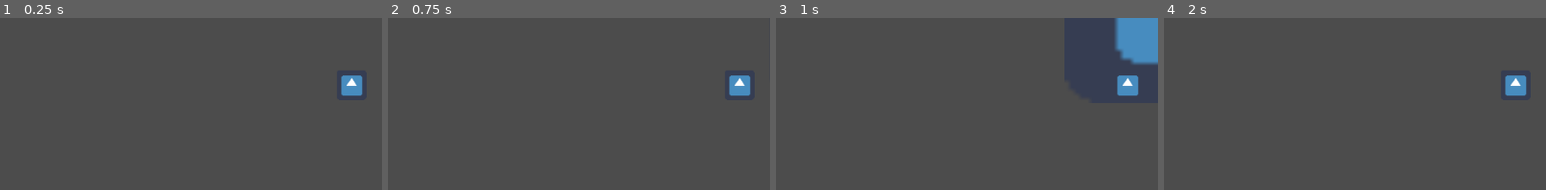
Above: before the commit, frames 1-4 (left to right).
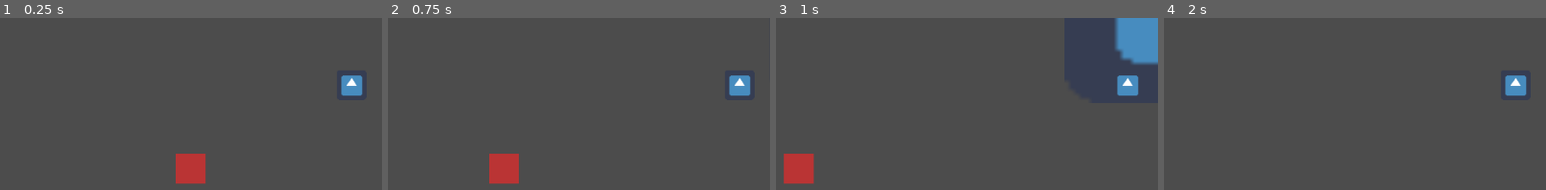
Above: after the commit, the same moments.

Repository: gabby-delforge/LD49Warmup
Game: Godot game, scene res://Main.tscn
Same seed, same stepped clock (60 frames per second), same inputs: the game is played once before the commit and once after it. The engine's default icon, where the game draws it, is replaced by a stand-in: a white triangle on a blue panel in a dark square.
Inputs:
- Up to frame 1 (0.25 s): no input
- Up to frame 2 (0.75 s): hold Right (move_right) from 0.53 s (still down)
- Up to frame 3 (1 s): keep holding Right (move_right)
- Up to frame 4 (2 s): release Right (move_right) at 1.28 s; hold Down (move_down) from 1.28 s (still down)
The pictures show only the part of the screen within x 6-56%, y 50-100%; the shares and areas given below are measured in that part.

The runs differ from the first frame. In frame 1, 1.4% of the frame differs, in the area x 46-54%, y 78-97%; in frame 2, 1.4%; in frame 3, 1.4%, in the area x 2-10%, y 78-97%; in frame 4, nothing differs.

Commit message:
Add portals

Diff:
--- a/Main.tscn
+++ b/Main.tscn
@@ -7,12 +7,19 @@
 [ext_resource path="res://Camera2D.gd" type="Script" id=5]
 [ext_resource path="res://HUD.tscn" type="PackedScene" id=6]
 [ext_resource path="res://Destination.tscn" type="PackedScene" id=7]
+[ext_resource path="res://Portal.tscn" type="PackedScene" id=8]
 
 [node name="Node2D" type="Node2D"]
 
 [node name="HUD" parent="." instance=ExtResource( 6 )]
 
 [node name="YSort" type="YSort" parent="."]
+
+[node name="Portal" parent="YSort" instance=ExtResource( 8 )]
+position = Vector2( -216, 112 )
+
+[node name="Portal2" parent="YSort" instance=ExtResource( 8 )]
+position = Vector2( -64, -472 )
 
 [node name="Building" parent="YSort" instance=ExtResource( 3 )]
 
--- /dev/null
+++ b/Portal.gd
@@ -0,0 +1,6 @@
+extends StaticBody2D
+
+export var next_portal: NodePath
+
+func _ready():
+  pass
--- /dev/null
+++ b/Portal.tscn
@@ -0,0 +1,22 @@
+[gd_scene load_steps=3 format=2]
+
+[ext_resource path="res://Portal.gd" type="Script" id=1]
+
+[sub_resource type="RectangleShape2D" id=1]
+extents = Vector2( 24, 24 )
+
+[node name="Portal" type="StaticBody2D"]
+modulate = Color( 0.729412, 0.203922, 0.203922, 1 )
+position = Vector2( 80, 64 )
+script = ExtResource( 1 )
+
+[node name="CollisionShape2D" type="CollisionShape2D" parent="."]
+position = Vector2( 24, 24 )
+shape = SubResource( 1 )
+
+[node name="ColorRect" type="ColorRect" parent="."]
+margin_right = 40.0
+margin_bottom = 40.0
+__meta__ = {
+"_edit_use_anchors_": false
+}
Not shown: 1 places in Main.tscn that only renumber resources
